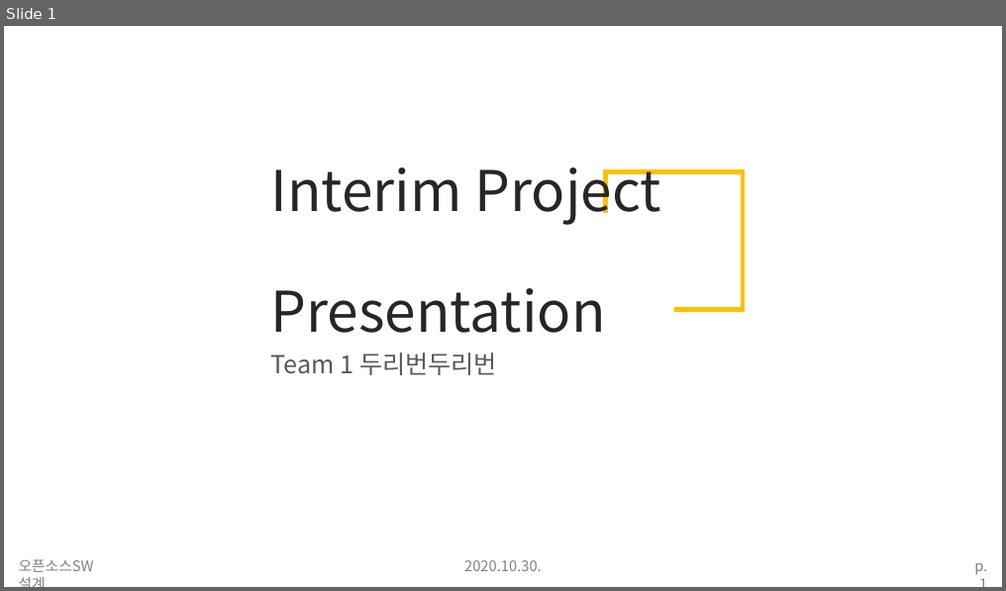
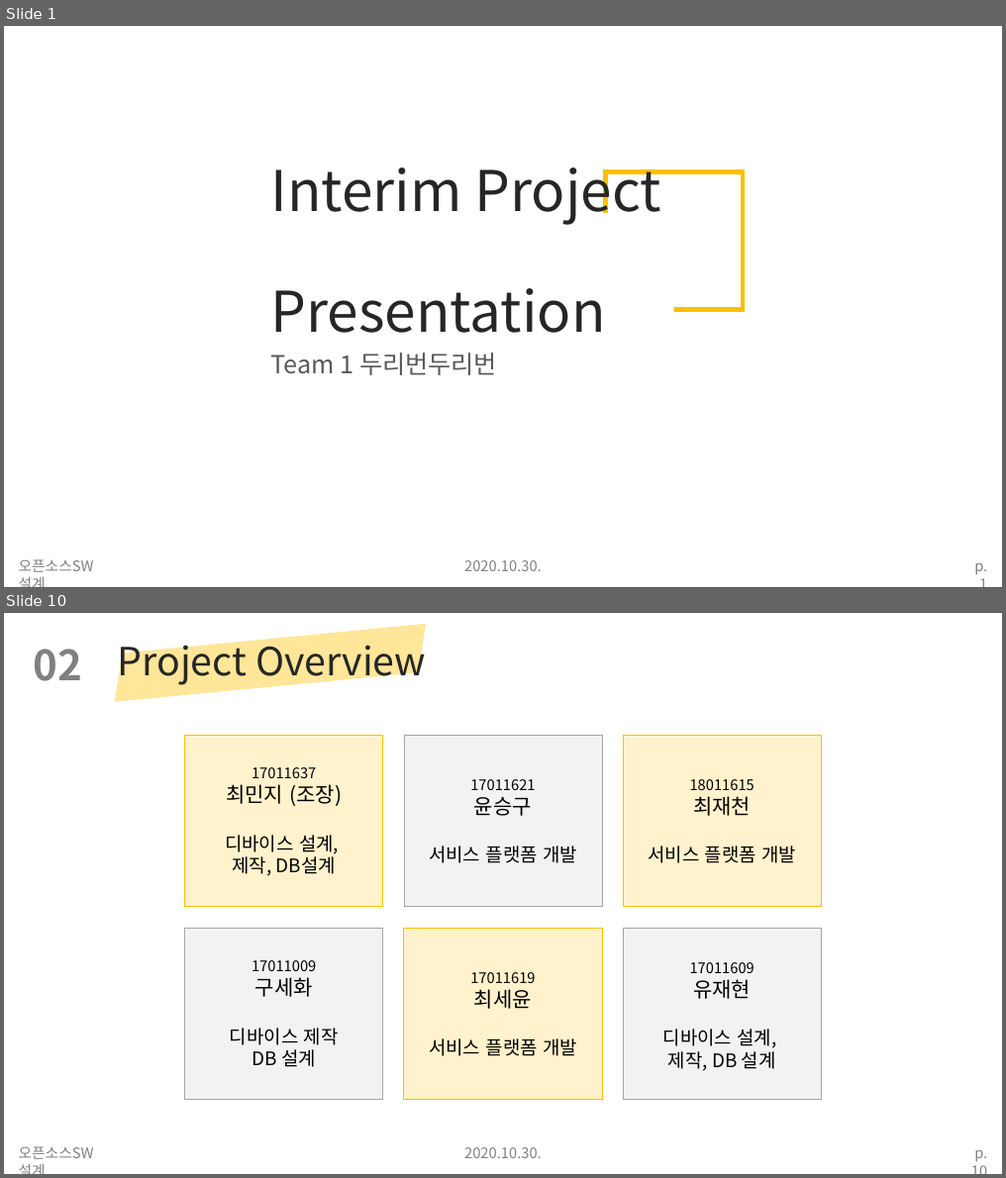
Before and after one commit to duribeon/Hand-Sanitizer, a slide deck: 3_Interim Project Presentation/Interim Project Presentation - 두리번두리번.pptx. Shown one above the other, each under a label of ours: slide 1 before the commit, slides 1 and 10 after it; the slides between them are not shown. The pictures are 1006x591 and 1006x1178 pixels, drawn with LibreOffice and Linux fonts; fonts in the diff are those of the drawing. Boxes give left, top, right and bottom in pixels: in the first picture for what was removed or moved away, otherwise in the second. Text is boxed around its words. In the diff, an @@ line names an element or a change of style, - is before the commit and + after.

Commit message:
added 1_Project Overview

```diff
--- a/3_Interim Project Presentation/Interim Project Presentation - 두리번두리번.pptx
+++ b/3_Interim Project Presentation/Interim Project Presentation - 두리번두리번.pptx
@@ slide 10 added at (4,613,1002,1174), background #FFFFFF @@
@@ parallelogram added at (110,624,431,702), fill #FFE699 @@
@@ text added at (118,636,426,686), 37.4 pt, text #262626 @@
+Project Overview
@@ text added at (34,649,83,681), 40 pt, text #808080, bold @@
+02
@@ rectangle added at (185,735,383,906), fill #FFF2CC, outline #FFC000 1 pt, 18 pt, text #000000 @@
+17011637
+최민지 (조장)
+디바이스 설계,
+제작, DB설계
@@ rectangle added at (404,735,602,906), fill #F2F2F2, outline #A6A6A6 0.25 pt, 14 pt, text #000000 @@
+17011621
+윤승구
+서비스 플랫폼 개발
@@ rectangle added at (623,735,822,906), fill #FFF2CC, outline #FFC000 1 pt, 14 pt, text #000000 @@
+18011615
+최재천
+서비스 플랫폼 개발
@@ rectangle added at (185,928,383,1099), fill #F2F2F2, outline #A6A6A6 1 pt, 18 pt, text #000000 @@
+17011009
+구세화
+디바이스 제작
+DB 설계
@@ rectangle added at (404,928,602,1099), fill #FFF2CC, outline #FFC000 1 pt, 14 pt, text #000000 @@
+17011619
+최세윤
+서비스 플랫폼 개발
@@ rectangle added at (623,928,822,1099), fill #F2F2F2, outline #A6A6A6 1 pt, 18 pt, text #000000 @@
+17011609
+유재현
+디바이스 설계,
+제작, DB 설계
@@ text added at (19,1147,94,1159), 14 pt, text #808080 @@
+오픈소스SW설계
@@ text added at (464,1148,542,1158), 14 pt, text #808080 @@
+2020.10.30.
@@ text added at (974,1151,987,1162), 14 pt, text #808080 @@
+p. 10
```
Also in this commit, not shown: 6 slides changed, 2 other slides added.
